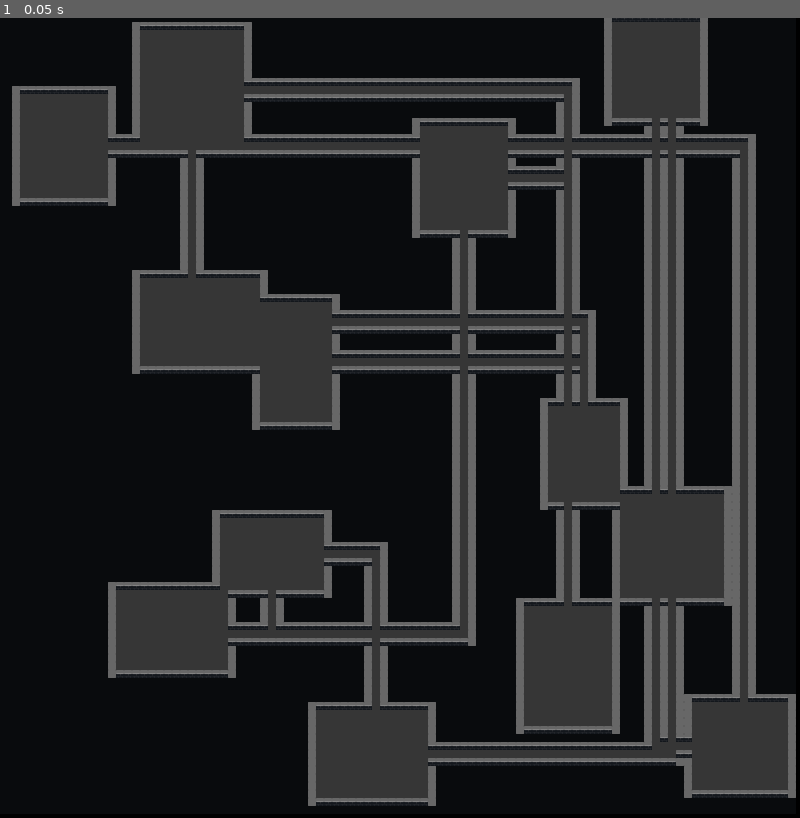
Above: before the commit, frame 1.
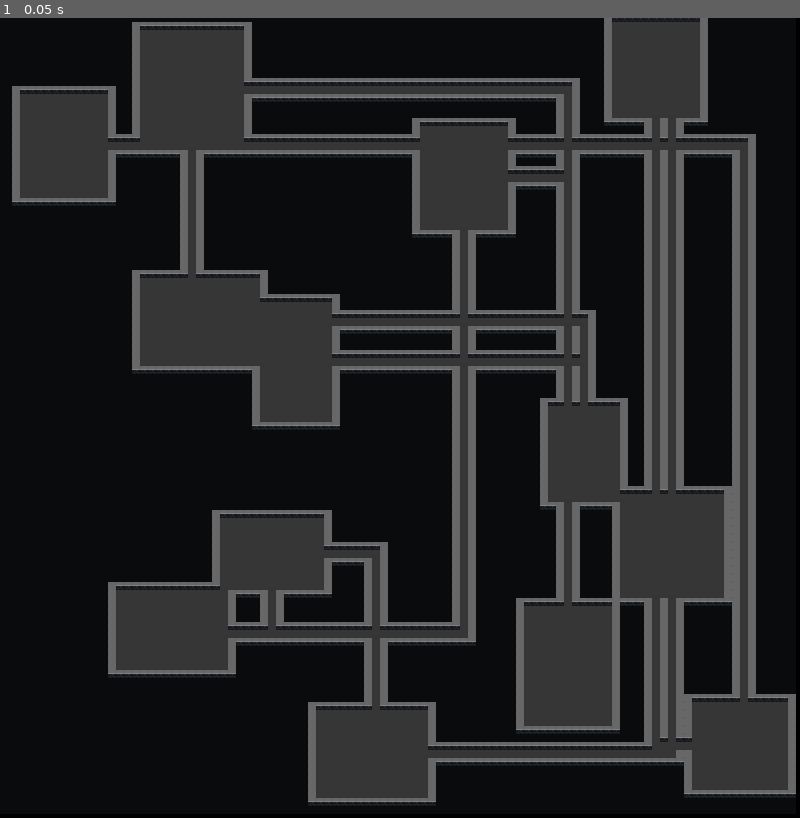
Above: after the commit, the same moment.

Repository: Pocket-Sand-Zaibatsu/dvngen-2024
Game: Godot game, scene res://scenes/levels/base_level.tscn
Two runs of this game, one before a commit and one after it. Both use one fixed random seed, a clock stepped at 60 frames per second and the inputs below. This scene is started directly instead of the project's main scene.
Inputs:
- Up to frame 1 (0.05 s): no input

The runs differ from the first frame. In frame 1, 0.4% of the frame differs, in the area x 1-100%, y 9-99%.

Commit message:
Fix bad walls with second pass

Diff:
--- a/scenes/levels/level_generator.gd
+++ b/scenes/levels/level_generator.gd
@@ -100,6 +100,16 @@
 			neighbors += _check_neighbor(Vector2i(x + 1, y + 1))
 			if neighbors.contains("1"):
 				map[coords] = WALL_NS
+	for x in range(map_size.x):
+		for y in range(map_size.y):
+			var coords = Vector2i(x, y)
+			if FLOOR == map[coords]:
+				continue
+			if WALL_NS == map[coords] && BLACK_TILE == map[Vector2i(x, y + 1)]:
+				map[coords] = WALL_EW
+			if WALL_EW == map[coords] && WALL_NS == map[Vector2i(x, y +1)]:
+				map[coords] = WALL_NS
+
 
 func _paint_map() -> void:
 	for tile in map:
